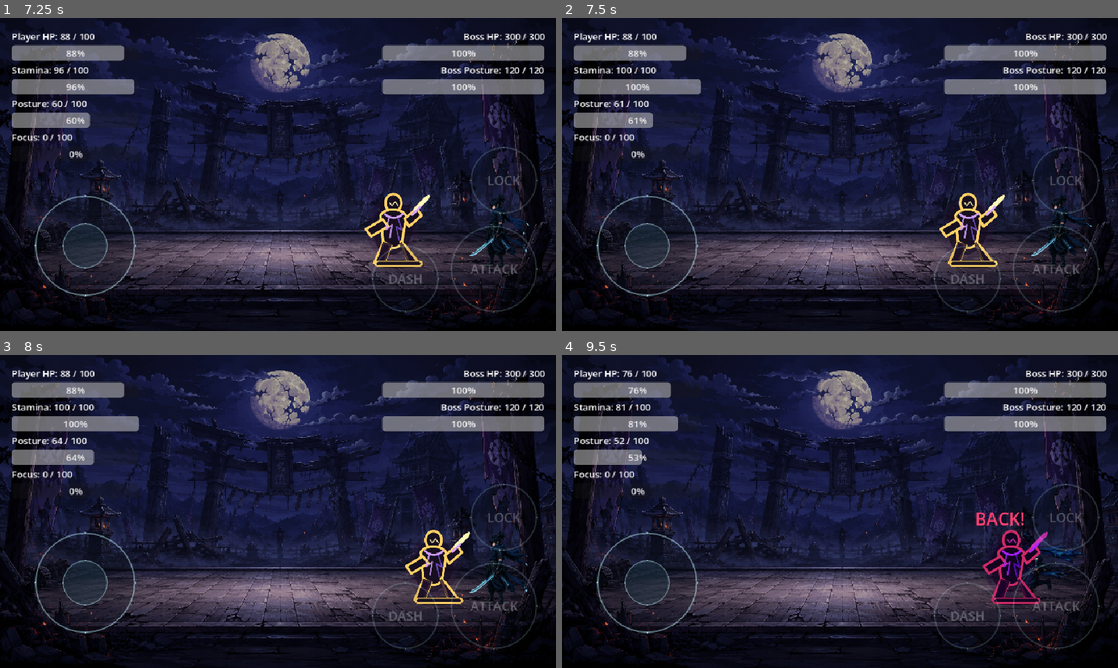
Above: before the commit, frames 1-4 (two rows, left to right).
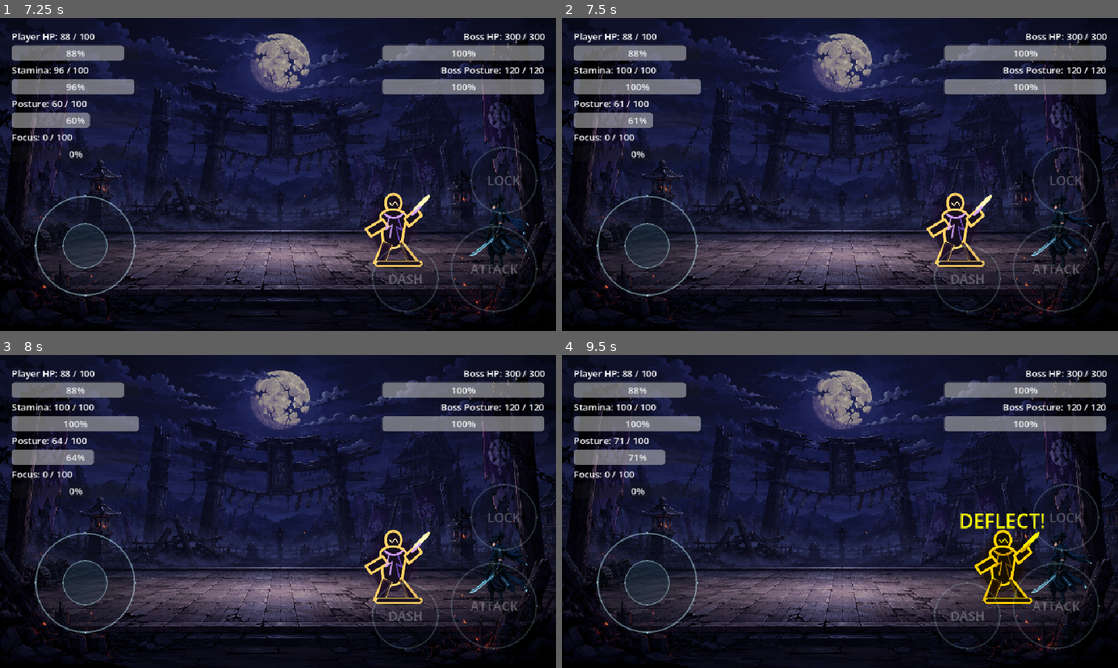
Above: after the commit, the same moments.

Repository: shanwinder/lastblade
Game: Godot game, scene res://scenes/main/BossBrokenMaster.tscn
Two runs of this game, one before a commit and one after it. Both use one fixed random seed, a clock stepped at 60 frames per second and the inputs below.
Inputs (mouse positions are in pixels of both pictures, inside the frame that each line leads up to):
- Up to frame 1 (7.25 s): click "START" at 0.5 s; click "SKIP" at 1.25 s; click "SKIP" at 2 s; click "ATTACK" at 2.75 s; tap Enter at 3.5 s; move the mouse to (400, 158) at 3.52 s; hold Right (ui_right) 3.53-4.25 s; tap A (attack) at 3.6 s; click (400, 158) at 3.67 s; tap S (dash) at 3.8 s; drag from (166, 190) to (333, 230) at 4.27 s; click "DASH" at 5 s; click "LOCK" at 5.75 s; click "LOCKED" at 6.5 s
- Up to frame 2 (7.5 s): move the mouse to (895, 105) at 7.27 s; hold Right (ui_right) from 7.28 s (still down); tap D (parry) at 7.35 s
- Up to frame 3 (8 s): keep holding Right (ui_right); tap A (attack) at 7.55 s
- Up to frame 4 (9.5 s): release Right (ui_right) at 8 s; drag from (812, 574) to (1062, 567) at 8.02 s; move the mouse to (1006, 558) at 8.77 s; hold Left (ui_left) from 8.78 s (still down); tap S (dash) at 8.85 s; tap D (parry) at 9.05 s

Frame 1 is identical in both runs. In frame 2, 1.5% of the frame differs, in the area x 65-80%, y 55-80%; in frame 3, 2.1%; in frame 4, 3.8%, in the area x 9-96%, y 4-80%.

Commit message:
Update BossBrokenMaster.gd

Diff:
--- a/last-blade-trial/BossBrokenMaster.gd
+++ b/last-blade-trial/BossBrokenMaster.gd
@@ -78,6 +78,10 @@
 
 # Cooldown เพิ่มหลัง Heavy Slash เพื่อเปิดช่องให้ผู้เล่นสวนกลับ
 @export var heavy_attack_cooldown_bonus: float = 0.45
+
+# เวลาค้างท่าหลัง Heavy Slash ปิด hitbox แล้ว
+# ใช้เปิดช่องให้ Player มีเวลาสวนด้วย combo 3 hit
+@export var heavy_attack_final_frame_hold_time: float = 1
 
 # =========================
 # ค่าของ Delayed Slash
@@ -780,6 +784,15 @@
 	attack_shape.set_deferred("disabled", true)
 	print("Boss Hitbox OFF:", current_attack_name)
 
+	# ถ้าเป็น Heavy Slash ให้ค้างท่าจบไว้สั้น ๆ
+	# ช่วงนี้ hitbox ปิดแล้ว ผู้เล่นจึงมีโอกาสเข้าไปสวนด้วย combo 3 hit
+	# แต่บอสยังอยู่ในสถานะ is_attacking เพื่อให้หยุดนิ่งเหมือนค้างเฟรมสุดท้าย
+	if current_attack_name == "heavy_slash" and heavy_attack_final_frame_hold_time > 0.0:
+		await get_tree().create_timer(heavy_attack_final_frame_hold_time).timeout
+
+		if my_attack_id != attack_sequence_id or is_dead:
+			return
+
 	# จบสถานะโจมตี
 	is_attacking = false
 
